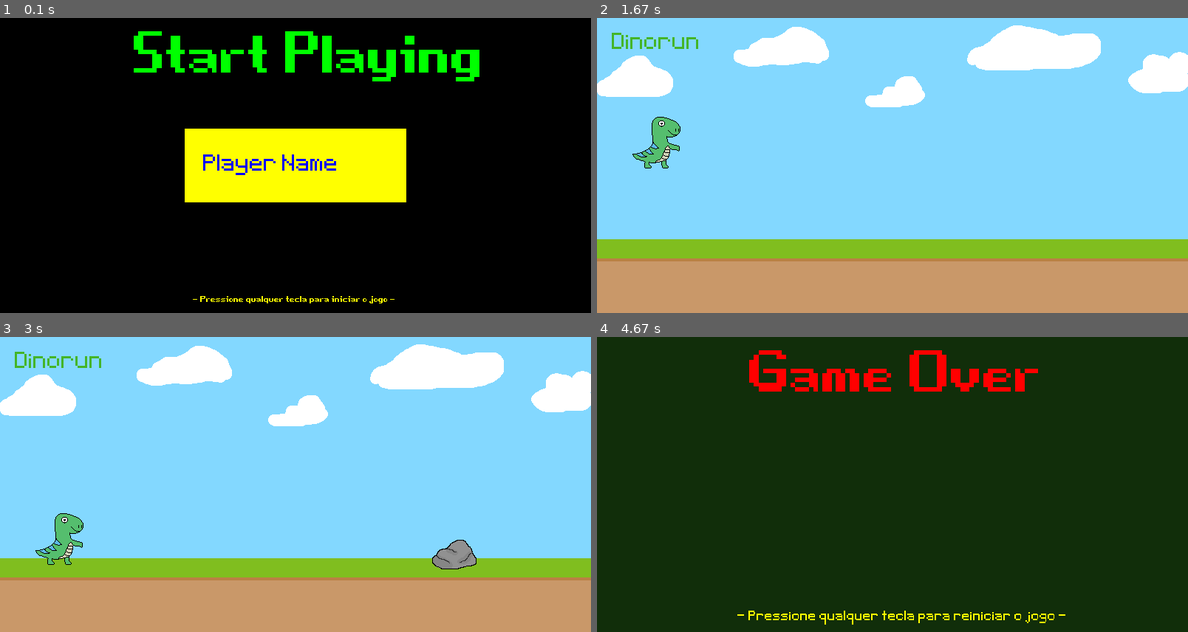
Above: before the commit, frames 1-4 (two rows, left to right).
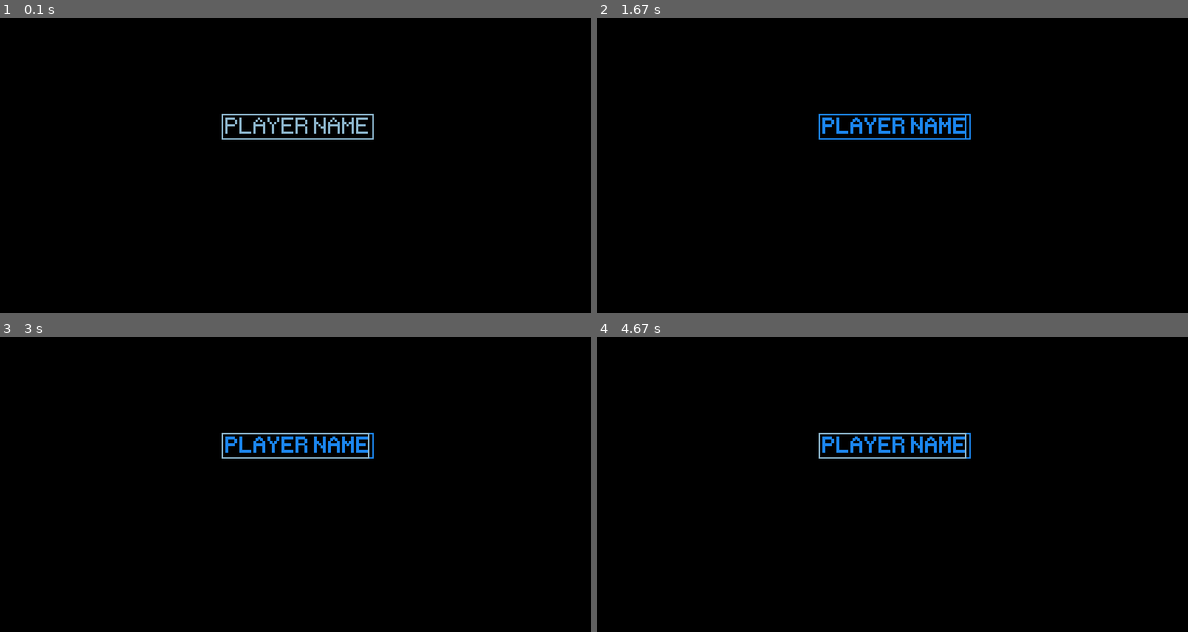
Above: after the commit, the same moments.

Repository: Casterrr/dinorun
Game: pygame game, started from main.py
Two runs of this game, one before a commit and one after it. Both use one fixed random seed, a clock stepped at 60 frames per second and the inputs below.
Inputs (mouse positions are in pixels of both pictures, inside the frame that each line leads up to):
- Up to frame 1 (0.1 s): no input
- Up to frame 2 (1.67 s): click (892, 127) at 0.38 s, where only the run after the commit has a clickable "PLAYER NAME"; hold Up 0.67-1.13 s; tap Enter at 1.22 s; hold Backspace from 1.55 s (still down); hold Up from 1.55 s (still down); tap Space at 1.62 s
- Up to frame 3 (3 s): release Backspace at 1.92 s; release Up at 1.92 s; move the mouse to (153, 487) at 1.95 s; click (153, 487) at 2 s
- Up to frame 4 (4.67 s): click (892, 446) at 3.07 s; click (981, 381) at 3.4 s; click (892, 446) at 4.13 s; click (738, 375) at 4.47 s

The runs differ from the first frame. In frame 1, 13% of the frame differs, in the area x 22-82%, y 4-97%; in frame 2, 100%; in frame 3, 100%; in frame 4, 100%, in the area x 0-100%, y 0-100%.

Commit message:
Caixa_do_nome_jogador
Com problemas

Diff:
--- /dev/null
+++ b/input_box.py
@@ -0,0 +1,81 @@
+import pygame as pg
+from texts import fonte_do_jogo
+from start_pygame import tela
+
+
+
+##screen = pg.display.set_mode((640, 480))
+COLOR_INACTIVE = pg.Color('lightskyblue3')
+COLOR_ACTIVE = pg.Color('dodgerblue2')
+##FONT = fonte_do_jogo(50)
+
+
+class InputBox():
+
+    def __init__(self, x, y, w, h, text=''):
+        self.rect = pg.Rect(x, y, w, h)
+        self.color = COLOR_INACTIVE
+        self.text = text
+        self.txt_surface = fonte_do_jogo(50).render(text, False, self.color)
+        self.active = False
+
+    ##Coordena os eventos na tela
+    def handle_event(self, event):
+        if event.type == pg.MOUSEBUTTONDOWN:
+            # If the user clicked on the input_box rect.
+            if self.rect.collidepoint(event.pos):
+                # Toggle the active variable.
+                self.active = not self.active
+                self.txt_surface = fonte_do_jogo(50).render('', True, self.color)
+            else:
+                self.active = False
+            # Change the current color of the input box.
+            self.color = COLOR_ACTIVE if self.active else COLOR_INACTIVE
+        if event.type == pg.KEYDOWN:
+            if self.active:
+                if event.key == pg.K_RETURN:
+                    self.text = ''
+                elif event.key == pg.K_BACKSPACE:
+                    self.text = self.text[:-1]
+                else:
+                    self.text += event.unicode
+                # Re-render the text.
+                self.txt_surface = fonte_do_jogo(50).render(self.text, True, self.color)
+
+    ## Redimensiona a tela se o nome for muito grande
+    def update(self):
+        width = max(200, self.txt_surface.get_width()+10)
+        self.rect.w = width
+
+    ## Mostra a o texto e o retângulo na tela
+    def draw(self, screen):
+        screen.blit(self.txt_surface, (self.rect.x+5, self.rect.y+5))
+        pg.draw.rect(screen, self.color, self.rect, 2)
+
+
+## Função principal
+def main():
+    name_player = InputBox(300, 130, 200, 35, 'PLAYER NAME')
+    ##input_box1 = InputBox(100, 100, 140, 32)
+    ##input_box2 = InputBox(100, 300, 140, 32)
+    input_box = [name_player]
+    done = False
+
+    while not done:
+        for event in pg.event.get():
+            if event.type == pg.QUIT:
+                done = True
+            for box in input_box:
+                box.handle_event(event)
+
+        for box in input_box:
+            box.update()
+
+
+        for box in input_box:
+            box.draw(tela)
+
+        pg.display.flip()
+
+
+main()
--- a/main.py
+++ b/main.py
@@ -12,6 +12,9 @@
 from positions import *
 
 from rectangles import *
+
+from input_box import InputBox
+
 
 
 def object_movement(object_list):
@@ -102,13 +105,22 @@
     '''
     Exibe tela inicial do jogo.
     '''
-    name_player_surface = py.Surface((300, 100))
-    name_player_surface.fill('yellow')
+    '''name_player_surface = py.Surface((300, 100))
+    name_player_surface.fill('brown')
     tela.blit(name_player_surface, (250, 150))
-    tela.blit(name_player_box, (275, 185))
+    tela.blit(message_player_box, (275, 185))'''
+
     tela.blit(initial_game_screen_text, (175, -20))
     tela.blit(start_text, (260, 370))
+
     py.display.flip()
+    name_player = InputBox(300, 130, 200, 35, 'PLAYER NAME')
+
+'''def score():
+    current_time = py.time.get_ticks()
+    score_surface = fonte_do_jogo(30).render(current_time, False, 'white')
+    score_rectangle = score_surface.get_rect(right = (600, 50))
+    tela.blit(score_surface, score_rectangle)'''
 
 def show_game_over_screen(game_over_text):
     tela.fill('#112e0a')
--- a/texts.py
+++ b/texts.py
@@ -15,7 +15,7 @@
 
 initial_game_screen_text = fonte_inicio_fim_do_jogo(200).render("Start Playing", False, 'Green')
 start_text = fonte_inicio_fim_do_jogo(30).render("- Pressione qualquer tecla para iniciar o jogo -", False, 'Yellow')
-name_player_box = fonte_do_jogo(50).render("Player Name", False, 'blue')
+message_player_box = fonte_do_jogo(50).render("Player Name", False, 'white')
 
 game_over_text = fonte_fim_do_jogo.render("Game Over", False, 'Red')
 restart_text = fonte_do_jogo(30).render("- Pressione qualquer tecla para reiniciar o jogo -", False, 'Yellow')
